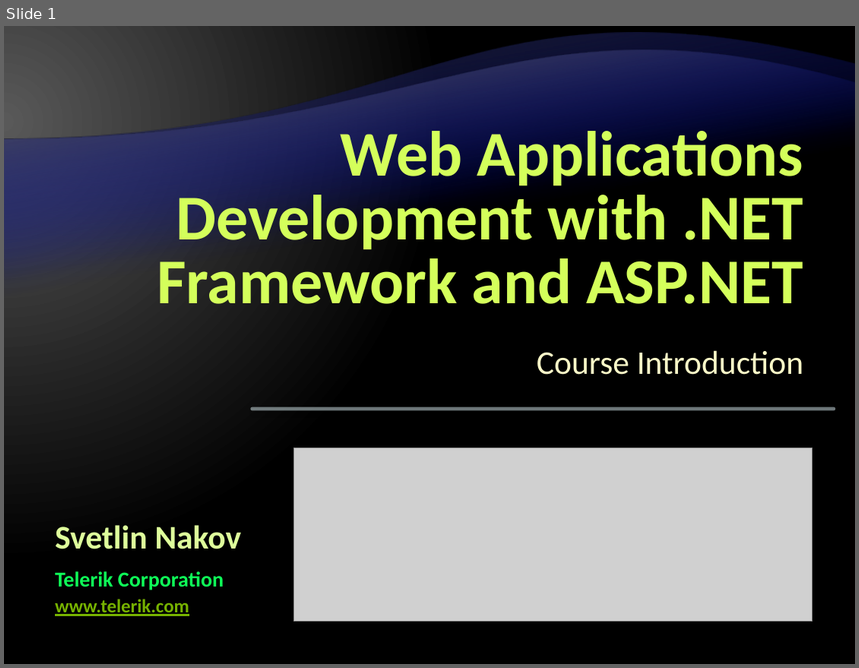
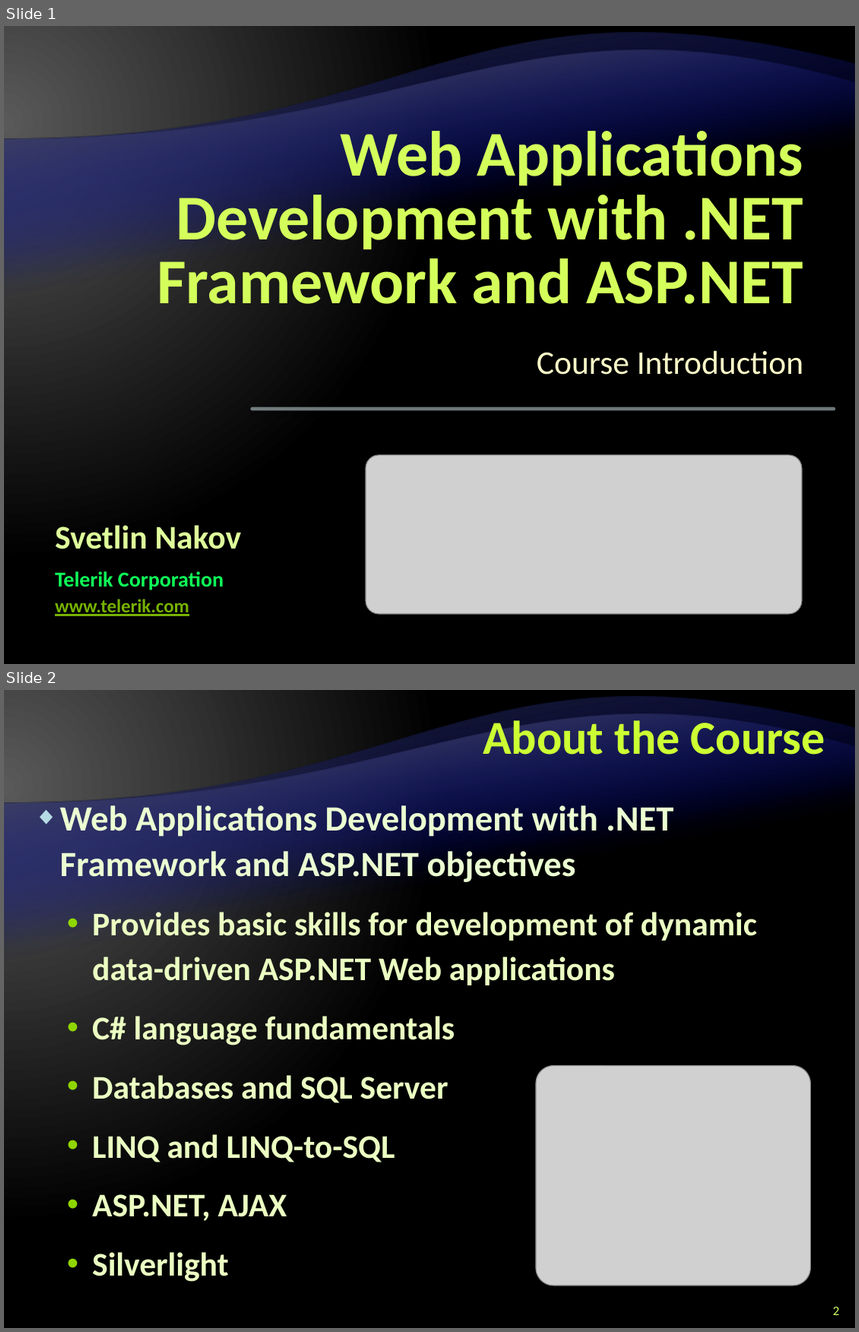
Before and after one commit to Graveheart/aspnetcourse, a slide deck: lectures/0. Course Introduction.pptx. Shown one above the other, each under a label of ours: slide 1 before the commit, slides 1 and 2 after it. The pictures are 859x668 and 859x1332 pixels, drawn with LibreOffice and Linux fonts; fonts in the diff are those of the drawing; grey boxes stand for pictures; background and template pictures are left out. Boxes give left, top, right and bottom in pixels: in the first picture for what was removed or moved away, otherwise in the second. Text is boxed around its words. In the diff, an @@ line names an element or a change of style, - is before the commit and + after.

```diff
--- a/lectures/0. Course Introduction.pptx
+++ b/lectures/0. Course Introduction.pptx
@@ slide 2 added at [4, 690, 855, 1328], background gradient #595959 to #000000; not listed: 2 template elements that a slide beside it also shows @@
@@ title added at [483, 714, 826, 755], 40 pt, text #CCFF33, bold @@
+About the Course
@@ text added at [60, 806, 757, 1282], 28 pt, text #EBFFC2, bold @@
+◆ Web Applications Development with .NET Framework and ASP.NET objectives
+  • Provides basic skills for development of dynamic data-driven ASP.NET Web applications
+  • C# language fundamentals
+  • Databases and SQL Server
+  • LINQ and LINQ-to-SQL
+  • ASP.NET, AJAX
+  • Silverlight
@@ picture added at [536, 1066, 811, 1286] @@
@@ page number added at [833, 1307, 840, 1315], 11 pt, text #CCFF66 @@
+2
@@ slide 1 changed as well @@
@@ picture: place and size @@
-picture at [294, 449, 813, 622]
+picture at [366, 455, 801, 614]
```
Also in this commit, not shown: 22 other slides added, 1 slide removed.
